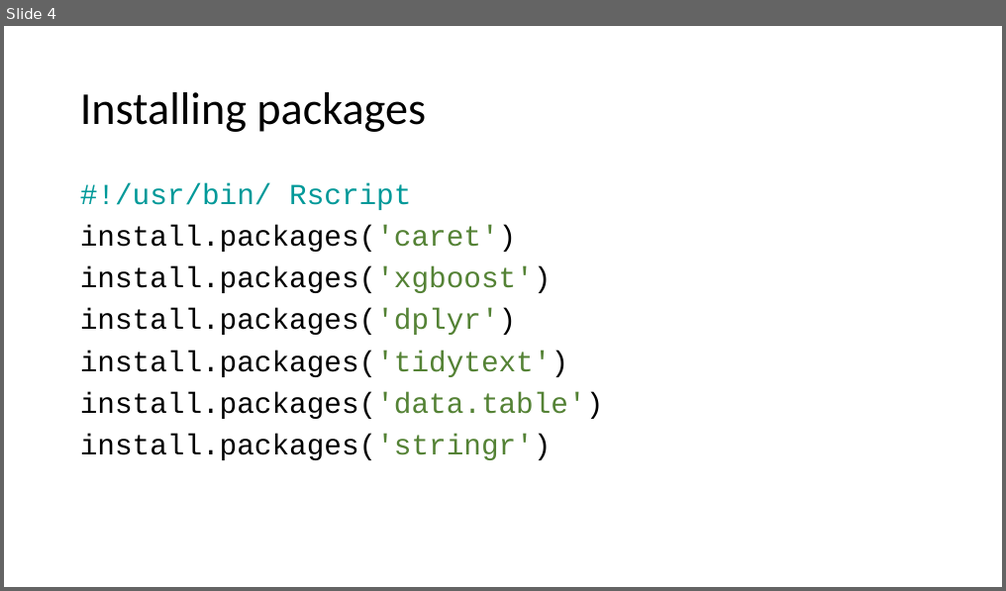
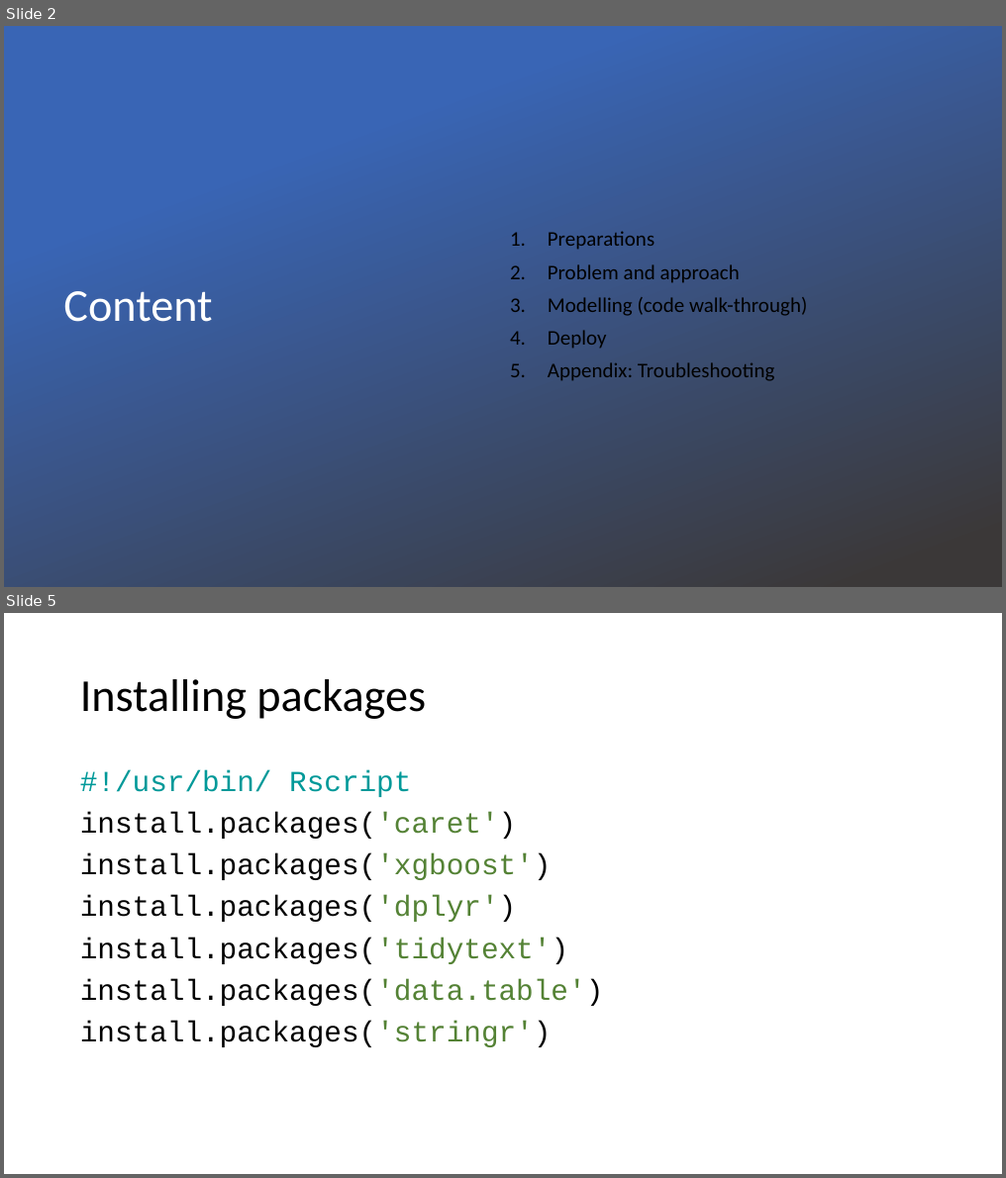
Before and after one commit to samuelstelzer/twitter_sentiment_analysis, a slide deck: handson_workshop.pptx. Shown one above the other, each under a label of ours: slide 4 before the commit, slides 2 and 5 after it; the slides between them are not shown. The pictures are 1006x591 and 1006x1178 pixels, drawn with LibreOffice and Linux fonts; fonts in the diff are those of the drawing; background and template pictures are left out. Boxes give left, top, right and bottom in pixels: in the first picture for what was removed or moved away, otherwise in the second. Text is boxed around its words. In the diff, an @@ line names an element or a change of style, - is before the commit and + after.

Commit message:
Add content overview to powerpoint

```diff
--- a/handson_workshop.pptx
+++ b/handson_workshop.pptx
@@ slide 2 added at (4, 26, 1002, 587), background picture (left out) @@
@@ rectangle added at (4, 26, 1002, 587), fill gradient #3965B5 to #3B3838 @@
@@ text added at (548, 231, 807, 381), 20 pt, text #000000 @@
+1. Preparations
+2. Problem and approach
+3. Modelling (code walk-through)
+4. Deploy
+5. Appendix: Troubleshooting
@@ title added at (63, 291, 212, 322), 44 pt, text #FFFFFF @@
+Content
@@ what was slide 4 is now slide 5 @@
```
Also in this commit, not shown: 7 slides changed.
